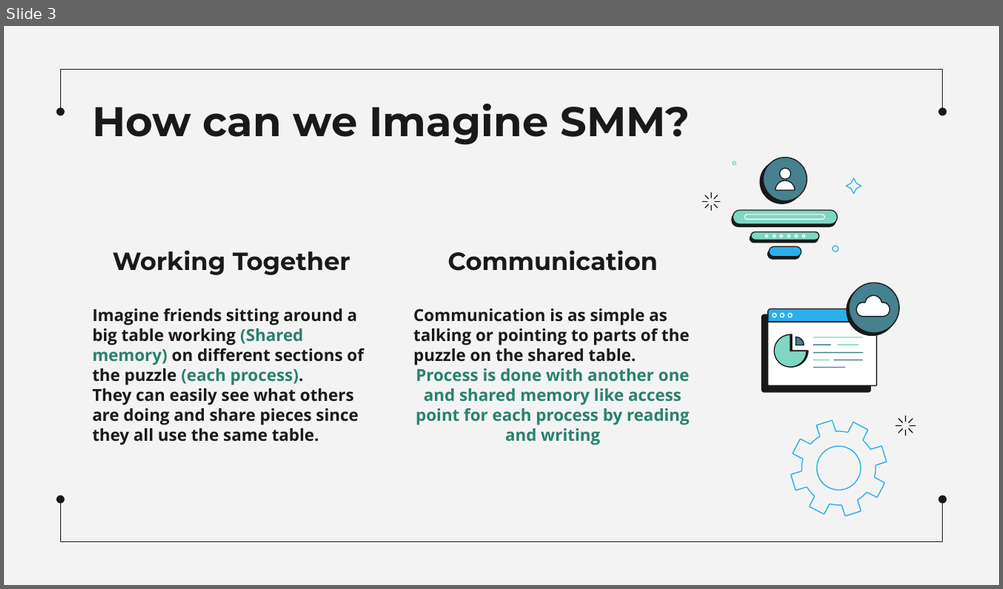
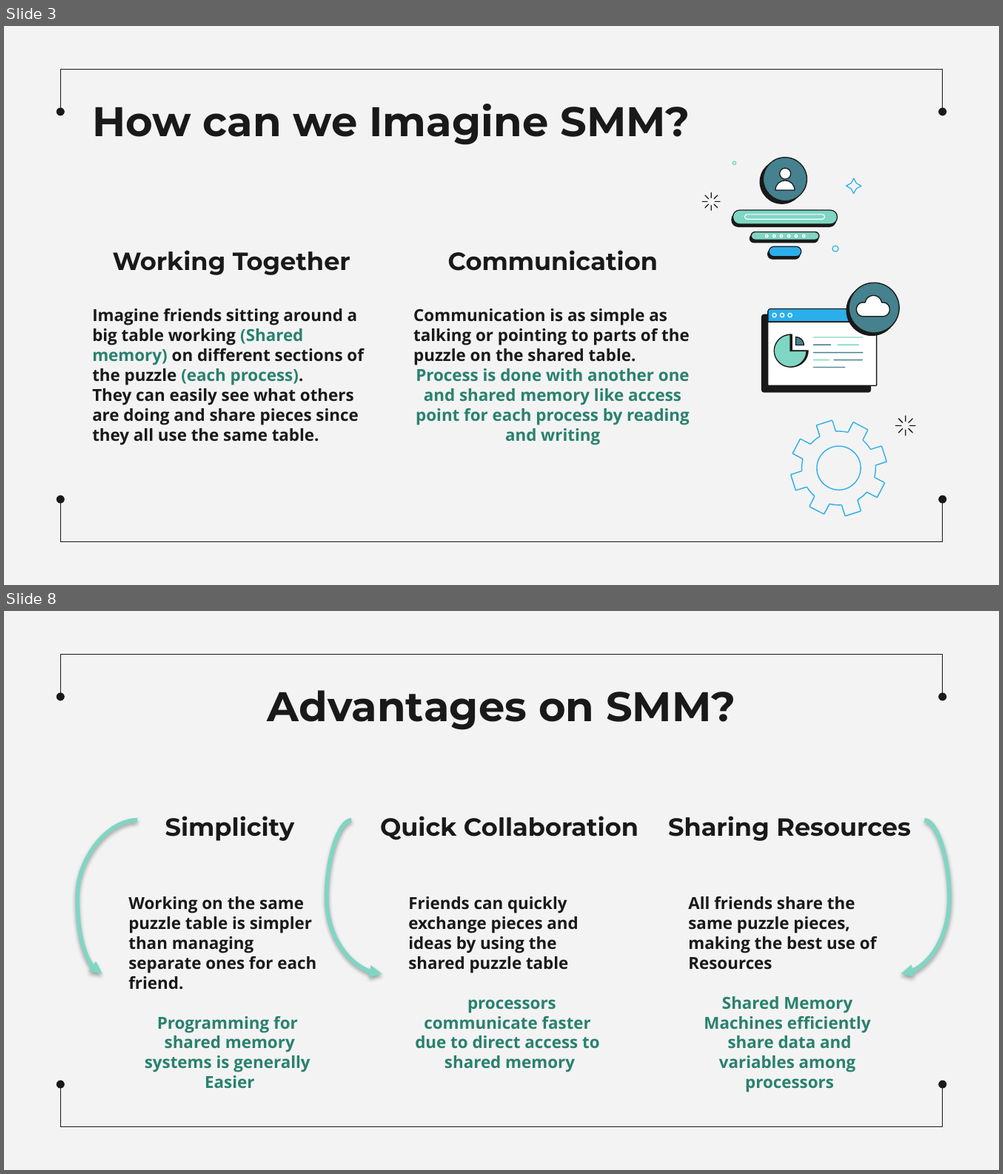
Before and after one commit to MahmoudEssam707/Operating-System, a slide deck: Presentaion on Shared Memory Machines/Sharing Memory Machines.pptx. Shown one above the other, each under a label of ours: slide 3 before the commit, slides 3 and 8 after it; the slides between them are not shown. The pictures are 1003x589 and 1003x1174 pixels, drawn with LibreOffice and Linux fonts; fonts in the diff are those of the drawing. Boxes give left, top, right and bottom in pixels: in the first picture for what was removed or moved away, otherwise in the second. Text is boxed around its words. In the diff, an @@ line names an element or a change of style, - is before the commit and + after.

```diff
--- a/Presentaion on Shared Memory Machines/Sharing Memory Machines.pptx
+++ b/Presentaion on Shared Memory Machines/Sharing Memory Machines.pptx
@@ slide 8 added at <box>4,611,999,1170</box>, background #F3F3F3; not listed: 6 template elements that a slide beside it also shows @@
@@ title added at <box>267,690,736,730</box>, 30 pt, text #191919, bold @@
+Advantages on SMM?
@@ curved arrow added from (137, 820) to (102, 974), #7FD6C3 3 pt @@
@@ text added at <box>165,816,294,841</box>, 18 pt, text #191919, bold @@
+Simplicity
@@ curved arrow added from (351, 820) to (382, 974), #7FD6C3 3 pt @@
@@ subtitle added at <box>380,816,638,840</box>, 18 pt, text #191919, bold @@
+Quick Collaboration
@@ text added at <box>668,816,910,841</box>, 18 pt, text #191919, bold @@
+Sharing Resources
@@ curved arrow added from (924, 820) to (900, 974), #7FD6C3 3 pt @@
@@ subtitle added at <box>128,897,316,1073</box>, 12 pt, text #191919, bold @@
+Working on the same
+puzzle table is simpler
+than managing
+separate ones for each
+friend.
+Programming for
+shared memory
+systems is generally
+Easier
@@ text added at <box>408,897,600,1073</box>, 12 pt, text #191919, bold @@
+Friends can quickly
+exchange pieces and
+ideas by using the
+shared puzzle table
+processors
+communicate faster
+due to direct access to
+shared memory
@@ subtitle added at <box>688,897,876,1073</box>, 12 pt, text #29816E, bold @@
+All friends share the
+same puzzle pieces,
+making the best use of
+Resources
+Shared Memory
+Machines efficiently
+share data and
+variables among
+processors
```
Also in this commit, not shown: 4 slides changed, 9 other slides added, 1 slide removed.
